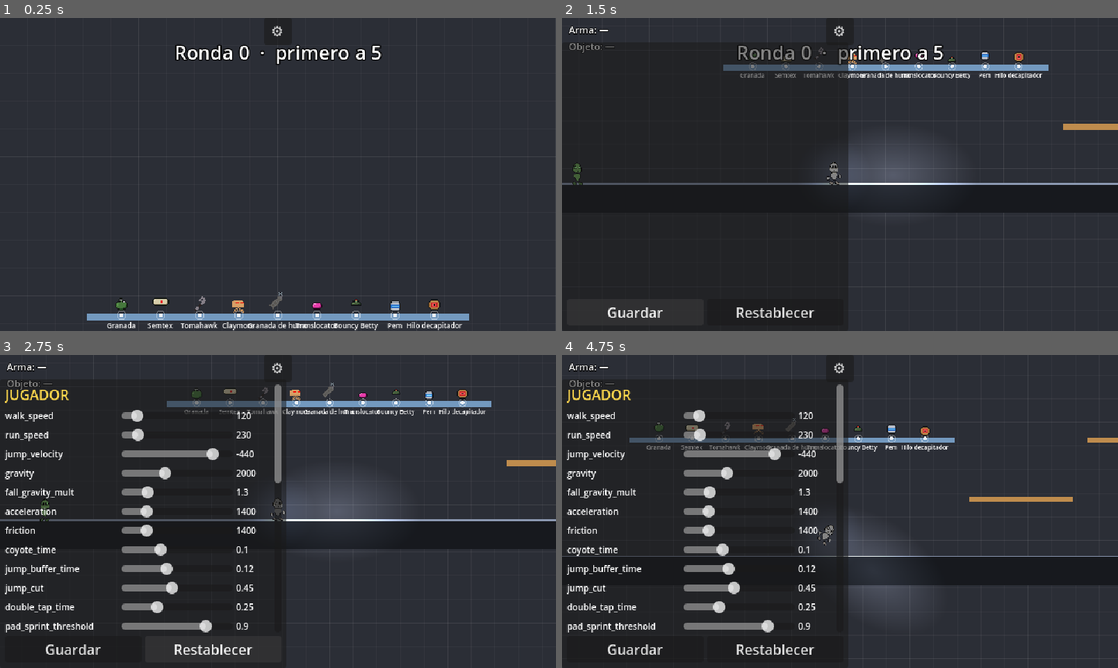
Above: before the commit, frames 1-4 (two rows, left to right).
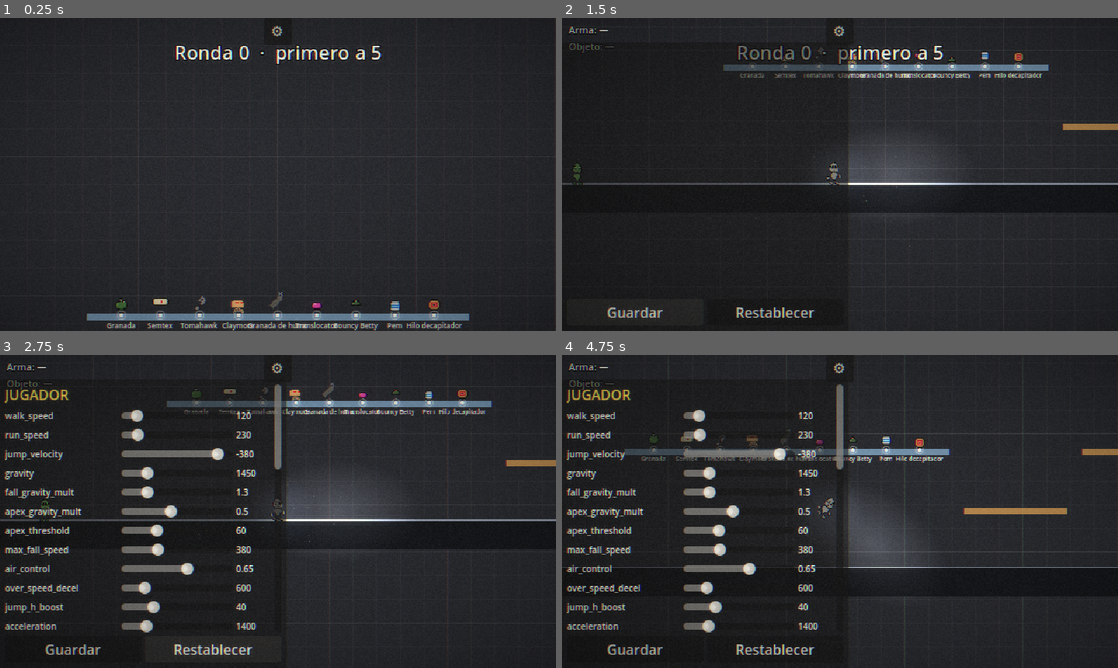
Above: after the commit, the same moments.

Repository: xNeku/godot-multiplayer-high-level
Game: Godot game, scene res://high_level_example/scenes/high_level_example.tscn
Same seed, same stepped clock (60 frames per second), same inputs: the game is played once before the commit and once after it. This scene is started directly instead of the project's main scene.
Inputs (mouse positions are in pixels of both pictures, inside the frame that each line leads up to):
- Up to frame 1 (0.25 s): no input
- Up to frame 2 (1.5 s): click "⚙" at 0.5 s; click "Guardar" at 1.25 s
- Up to frame 3 (2.75 s): click "Restablecer" at 2 s
- Up to frame 4 (4.75 s): tap Enter at 2.75 s; move the mouse to (962, 495) at 2.77 s; hold Up (ui_up) 2.78-3.53 s; hold Right (ui_right) 2.78-4.28 s; move the mouse to (728, 527) at 3.52 s; tap Shift (crouch) at 3.6 s; tap Up (ui_up) at 3.77, 3.8, 4.07 s; move the mouse to (895, 442) at 4.27 s; hold Left (ui_left) from 4.28 s (still down); hold Up (ui_up) from 4.28 s (still down); tap E (interact) at 4.35 s

The runs differ from the first frame. In frame 1, 4.2% of the frame differs, in the area x 0-100%, y 0-100%; in frame 2, 4.0%; in frame 3, 8.5%; in frame 4, 14%.

Commit message:
Game feel (referencia Celeste escalada), sacudida de explosiones para todos, filtro de tele antigua con interferencia, polvo y aplastamiento
Co-Authored-By: Claude Opus 5.5 <noreply@anthropic.com>
Claude-Session: https://claude.ai/code/session_01V8Hjh6ByoFuysguaq7Lais

Diff:
--- a/high_level_example/scenes/Menu.tscn
+++ b/high_level_example/scenes/Menu.tscn
@@ -138,6 +138,12 @@
 focus_mode = 0
 text = "Pantalla completa"
 
+[node name="FiltroTV" type="CheckButton" parent="Centro/PanelOpciones/Margen/Caja"]
+unique_name_in_owner = true
+layout_mode = 2
+focus_mode = 0
+text = "Filtro de tele antigua"
+
 [node name="LabelRes" type="Label" parent="Centro/PanelOpciones/Margen/Caja"]
 layout_mode = 2
 text = "Resolución de ventana"
--- /dev/null
+++ b/high_level_example/scenes/PostFX.tscn
@@ -0,0 +1,20 @@
+[gd_scene load_steps=4 format=3]
+
+[ext_resource type="Script" path="res://high_level_example/scripts/post_fx.gd" id="1_fx"]
+[ext_resource type="Shader" path="res://high_level_example/shaders/tv_antigua.gdshader" id="2_sh"]
+
+[sub_resource type="ShaderMaterial" id="ShaderMaterial_tv"]
+shader = ExtResource("2_sh")
+
+[node name="PostFX" type="CanvasLayer"]
+layer = 100
+script = ExtResource("1_fx")
+
+[node name="Pantalla" type="ColorRect" parent="."]
+material = SubResource("ShaderMaterial_tv")
+anchors_preset = 15
+anchor_right = 1.0
+anchor_bottom = 1.0
+grow_horizontal = 2
+grow_vertical = 2
+mouse_filter = 2
--- a/high_level_example/scenes/high_level_network_player.tscn
+++ b/high_level_example/scenes/high_level_network_player.tscn
@@ -106,6 +106,23 @@
 texture = ExtResource("7_light")
 texture_scale = 0.4
 
+[node name="Polvo" type="CPUParticles2D" parent="."]
+z_index = 2
+amount = 28
+lifetime = 6.0
+preprocess = 6.0
+local_coords = false
+emission_shape = 3
+emission_rect_extents = Vector2(110, 60)
+direction = Vector2(1, -0.2)
+spread = 180.0
+gravity = Vector2(0, 1.5)
+initial_velocity_min = 1.5
+initial_velocity_max = 6.0
+scale_amount_min = 0.6
+scale_amount_max = 1.2
+color = Color(1, 0.97, 0.88, 0.32)
+
 [node name="HandPivot" type="Node2D" parent="."]
 
 [node name="PointLight2D" type="PointLight2D" parent="HandPivot"]
@@ -154,6 +171,7 @@
 [node name="Camera2D" type="Camera2D" parent="."]
 zoom = Vector2(0.85, 0.85)
 position_smoothing_enabled = true
+ignore_rotation = false
 
 [node name="Soga" type="Line2D" parent="."]
 top_level = true
--- a/high_level_example/scripts/explosion_fx.gd
+++ b/high_level_example/scripts/explosion_fx.gd
@@ -7,15 +7,18 @@
 var _color: Color = Color(1.0, 0.55, 0.1)
 
 
-func play(max_radius: float, color: Color = Color(1.0, 0.55, 0.1)) -> void:
+# Sacudida: shake_near pegado a la explosión, baja con la distancia hasta shake_far,
+# que la sienten todos los jugadores del mapa estén donde estén.
+func play(max_radius: float, color: Color = Color(1.0, 0.55, 0.1), shake_near: float = 18.0, shake_far: float = 4.0) -> void:
 	_max_radius = max_radius
 	_color = color
 	visible = true
-	# Sacudida de la cámara local según la cercanía
+	# Cada peer sacude solo su cámara (la del jugador que controla)
 	for n in get_tree().get_nodes_in_group("emp_affected"):
 		if n.has_method("shake") and n.is_multiplayer_authority():
 			var d: float = global_position.distance_to(n.global_position)
-			n.shake(clampf(18.0 * (1.0 - d / (_max_radius * 5.0)), 0.0, 18.0))
+			var k: float = clampf(1.0 - d / (_max_radius * 6.0), 0.0, 1.0)
+			n.shake(lerpf(shake_far, shake_near, k * k))
 	var tw := create_tween().set_parallel(true)
 	tw.tween_method(func(v: float): _radius = v; queue_redraw(), 4.0, max_radius, 0.25)
 	tw.tween_method(func(v: float): _alpha = v; queue_redraw(), 0.9, 0.0, 0.45)
--- a/high_level_example/scripts/high_level_network_player.gd
+++ b/high_level_example/scripts/high_level_network_player.gd
@@ -9,10 +9,26 @@
 @export_group("Movimiento")
 @export var walk_speed: float = 120.0
 @export var run_speed: float = 230.0
-@export var jump_velocity: float = -440.0
+# Salto: ~52 px (2,4 personajes) en ~0,3 s hasta el pico. Referencia: Celeste
+# escalado x2 (su personaje mide 11 px, el nuestro 22). Ver GAMEFEEL.md.
+@export var jump_velocity: float = -380.0
 @export var friction: float = 1400.0
 @export var acceleration: float = 1400.0
-@export var gravity: float = 2000.0
+@export var gravity: float = 1450.0
+# En el pico del salto (|vel. vertical| < umbral) y con el salto mantenido la
+# gravedad baja: da un instante de "flote" para apuntar y corregir.
+@export var apex_threshold: float = 60.0
+@export_range(0.1, 1.0) var apex_gravity_mult: float = 0.5
+# Velocidad máxima de caída (y mayor si mantienes abajo)
+@export var max_fall_speed: float = 380.0
+@export var fast_fall_speed: float = 500.0
+# En el aire se acelera y frena menos que en el suelo (conserva la inercia)
+@export_range(0.1, 1.0) var air_control: float = 0.65
+# Si vas más rápido que tu velocidad máxima (slide, backflip, soga, empujón) y sigues
+# en esa dirección, frenas con esto en vez de en seco: conserva el impulso.
+@export var over_speed_decel: float = 600.0
+# Impulso horizontal extra al saltar en movimiento
+@export var jump_h_boost: float = 40.0
 # Margen para saltar justo después de salir de un borde
 @export var coyote_time: float = 0.1
 # Si pulsas salto un poco antes de tocar suelo, salta al aterrizar
@@ -65,6 +81,10 @@
 @export var shake_per_shot: float = 2.0
 @export var shake_on_death: float = 14.0
 @export var shake_decay: float = 40.0
+# Giro máximo de la cámara (grados) con la sacudida más fuerte (18)
+@export var shake_roll_deg: float = 1.2
+# Rapidez del temblor (ruido suave en vez de saltos aleatorios)
+@export var shake_frequency: float = 28.0
 # Pausa breve (hit-stop) al matar o morir
 @export var hit_stop_time: float = 0.07
 @export var corpse_force: float = 380.0
@@ -153,6 +173,8 @@
 
 
 var _shake: float = 0.0
+var _shake_t: float = 0.0
+var _shake_noise := FastNoiseLite.new()
 var _fx_last_pos: Vector2 = Vector2.ZERO
 var _fx_vel: Vector2 = Vector2.ZERO
 var _fx_airborne: bool = false
@@ -304,9 +326,13 @@
 	if is_multiplayer_authority():
 		if _shake > 0.0:
 			_shake = maxf(0.0, _shake - shake_decay * delta)
-			camera.offset = Vector2(randf_range(-1, 1), randf_range(-1, 1)) * _shake
-		elif camera.offset != Vector2.ZERO:
+			_shake_t += delta * shake_frequency
+			var n := Vector2(_shake_noise.get_noise_2d(_shake_t, 0.0), _shake_noise.get_noise_2d(0.0, _shake_t))
+			camera.offset = n * 2.0 * _shake
+			camera.rotation = deg_to_rad(shake_roll_deg) * _shake_noise.get_noise_2d(_shake_t, 50.0) * 2.0 * (_shake / 18.0)
+		elif camera.offset != Vector2.ZERO or camera.rotation != 0.0:
 			camera.offset = Vector2.ZERO
+			camera.rotation = 0.0
 	elif net_position != Vector2.ZERO:
 		# Copias remotas: sin física, solo se acercan a la posición recibida.
 		if global_position.distance_to(net_position) > remote_snap_distance:
@@ -386,7 +412,12 @@
 		_coyote_left = coyote_time
 	else:
 		_coyote_left = maxf(0.0, _coyote_left - delta)
-		velocity.y += gravity * (fall_gravity_mult if velocity.y > 0.0 else 1.0) * delta
+		var g: float = gravity * (fall_gravity_mult if velocity.y > 0.0 else 1.0)
+		if absf(velocity.y) < apex_threshold and Input.is_action_pressed("ui_up"):
+			g *= apex_gravity_mult
+		velocity.y += g * delta
+		var cap: float = fast_fall_speed if Input.is_action_pressed("ui_down") else max_fall_speed
+		velocity.y = minf(velocity.y, cap)
 	_was_on_floor = on_floor
 
 	# Plataformas atravesables: se recuperan al acabar el tiempo de caída
@@ -426,6 +457,8 @@
 		_jump_buffer_left = 0.0
 	elif _jump_buffer_left > 0.0 and _coyote_left > 0.0:
 		velocity.y = jump_velocity
+		if dir != 0 and stance != Stance.SLIDE:
+			velocity.x += dir * jump_h_boost
 		_jump_buffer_left = 0.0
 		_coyote_left = 0.0
 		_since_jump = 0.0
@@ -452,10 +485,13 @@
 			speed = crouch_speed
 		elif _is_sprinting(dir):
 			speed = run_speed
-		if dir != 0:
-			velocity.x = move_toward(velocity.x, dir * speed, acceleration * delta)
+		var ctrl: float = 1.0 if on_floor else air_control
+		if dir != 0 and absf(velocity.x) > speed and signf(velocity.x) == dir:
+			velocity.x = move_toward(velocity.x, dir * speed, over_speed_decel * ctrl * delta)
+		elif dir != 0:
+			velocity.x = move_toward(velocity.x, dir * speed, acceleration * ctrl * delta)
 		else:
-			velocity.x = move_toward(velocity.x, 0.0, friction * delta)
+			velocity.x = move_toward(velocity.x, 0.0, friction * ctrl * delta)
 
 	_prev_fall_speed = velocity.y
 	move_and_slide()
--- a/high_level_example/scripts/menu.gd
+++ b/high_level_example/scripts/menu.gd
@@ -41,6 +41,8 @@
 	resolution.select(Settings.window_size_index)
 	volume.value_changed.connect(func(v): Settings.master_volume = v; Settings.apply(); Settings.save())
 	fullscreen.toggled.connect(func(on): Settings.fullscreen = on; Settings.apply(); Settings.save())
+	%FiltroTV.button_pressed = Settings.tv_filter
+	%FiltroTV.toggled.connect(func(on): Settings.tv_filter = on; PostFX.set_enabled(on); Settings.save())
 	resolution.item_selected.connect(func(i): Settings.window_size_index = i; Settings.apply(); Settings.save())
 	controls_label.text = _controls_text()
 	UiJuice.apply(self)
--- a/high_level_example/scripts/player_visual.gd
+++ b/high_level_example/scripts/player_visual.gd
@@ -19,6 +19,11 @@
 @export var air_hand_lift: float = 5.0
 @export var air_stretch: float = 0.12
 
+@export_group("Aterrizaje")
+# Aplastamiento al tocar suelo según la velocidad de caída (0 = nada)
+@export var land_squash: float = 0.28
+@export var land_squash_recover: float = 7.0
+
 @export_group("Reposo")
 @export var breath_speed: float = 2.2
 @export var breath_amount: float = 0.025
@@ -37,6 +42,9 @@
 var _walk := 0.0
 var _air := 0.0
 var _time := 0.0
+var _squash := 0.0
+var _peak_fall := 0.0
+var _was_air := false
 
 
 func _ready() -> void:
@@ -88,6 +96,15 @@
 	_walk = move_toward(_walk, 1.0 if moving else 0.0, delta * 9.0)
 	_air = move_toward(_air, 1.0 if airborne else 0.0, delta * 12.0)
 
+	# Aterrizaje: cuanto más rápido caías, más se aplasta (y recupera con rebote)
+	if airborne:
+		_peak_fall = maxf(_peak_fall, _vel.y)
+	elif _was_air:
+		_squash = clampf(_peak_fall / 450.0, 0.0, 1.0) * land_squash
+		_peak_fall = 0.0
+	_was_air = airborne
+	_squash = move_toward(_squash, 0.0, land_squash_recover * _squash * delta + 0.2 * delta)
+
 	var s: float = sin(_phase)
 	var c: float = cos(_phase)
 
@@ -108,8 +125,10 @@
 	var breath: float = sin(_time * breath_speed) * breath_amount * (1.0 - _walk)
 	var stretch: float = clampf(-_vel.y / 900.0, -1.0, 1.0) * air_stretch * _air
 	torso.position = _rest[torso] + Vector2(0.0, bob)
-	torso.scale = Vector2(1.0 - stretch * 0.5, 1.0 + breath + stretch)
+	torso.scale = Vector2(1.0 - stretch * 0.5 + _squash * 0.7, 1.0 + breath + stretch - _squash)
+	torso.position.y += _squash * 10.0
 	# La cabeza llega un poco tarde, da sensación de peso
 	var head_bob: float = -absf(sin(_phase - 0.5)) * walk_bob * _walk
 	head.position = _rest[head] + Vector2(0.0, head_bob + sin(_time * breath_speed - 0.4) * 0.6 * (1.0 - _walk))
-	head.scale = Vector2(1.0 - stretch * 0.4, 1.0 + stretch * 0.8)
+	head.scale = Vector2(1.0 - stretch * 0.4 + _squash * 0.4, 1.0 + stretch * 0.8 - _squash * 0.5)
+	head.position.y += _squash * 16.0
--- /dev/null
+++ b/high_level_example/scripts/post_fx.gd
@@ -0,0 +1,37 @@
+extends CanvasLayer
+# Autoload. Filtro de tele antigua por encima de todo (juego y HUD).
+# Cada cierto tiempo lanza una franja de interferencia de arriba abajo.
+
+# Segundos entre interferencias (aleatorio entre min y max) y lo que tarda en bajar
+@export var sweep_every_min: float = 12.0
+@export var sweep_every_max: float = 30.0
+@export var sweep_duration: float = 1.4
+
+@onready var screen: ColorRect = $Pantalla
+var _mat: ShaderMaterial
+var _wait: float = 0.0
+var _pos: float = -1.0
+
+
+func _ready() -> void:
+	_mat = screen.material as ShaderMaterial
+	set_enabled(Settings.tv_filter)
+	_wait = randf_range(sweep_every_min * 0.5, sweep_every_max * 0.5)
+
+
+func set_enabled(on: bool) -> void:
+	screen.visible = on
+	set_process(on)
+
+
+func _process(delta: float) -> void:
+	if _pos >= 0.0:
+		_pos += delta / sweep_duration
+		if _pos > 1.1:
+			_pos = -1.0
+			_wait = randf_range(sweep_every_min, sweep_every_max)
+		_mat.set_shader_parameter("sweep_pos", _pos)
+		return
+	_wait -= delta
+	if _wait <= 0.0:
+		_pos = 0.0
--- a/high_level_example/scripts/settings.gd
+++ b/high_level_example/scripts/settings.gd
@@ -14,6 +14,7 @@
 var fullscreen: bool = false
 var window_size_index: int = 1
 var color_index: int = 0
+var tv_filter: bool = true
 
 
 func _ready() -> void:
@@ -23,6 +24,7 @@
 		fullscreen = bool(cfg.get_value("opciones", "pantalla_completa", false))
 		window_size_index = clampi(int(cfg.get_value("opciones", "ventana", 1)), 0, WINDOW_SIZES.size() - 1)
 		color_index = clampi(int(cfg.get_value("jugador", "color", 0)), 0, PLAYER_COLORS.size() - 1)
+		tv_filter = bool(cfg.get_value("opciones", "filtro_tv", true))
 	apply()
 
 
@@ -33,6 +35,7 @@
 	cfg.set_value("opciones", "pantalla_completa", fullscreen)
 	cfg.set_value("opciones", "ventana", window_size_index)
 	cfg.set_value("jugador", "color", color_index)
+	cfg.set_value("opciones", "filtro_tv", tv_filter)
 	cfg.save(PATH)
 
 
--- a/high_level_example/scripts/thrown_projectile.gd
+++ b/high_level_example/scripts/thrown_projectile.gd
@@ -302,7 +302,7 @@
 func _emp_fx(center: Vector2) -> void:
 	_state = State.GONE
 	sprite.visible = false
-	fx.play(emp_radius, Color(0.3, 0.7, 1.0))
+	fx.play(emp_radius, Color(0.3, 0.7, 1.0), 6.0, 1.5)
 	for n in get_tree().get_nodes_in_group("emp_affected"):
 		if n.has_method("emp") and n.global_position.distance_to(center) <= emp_radius:
 			n.emp(emp_duration)
--- a/high_level_example/scripts/tuning_panel.gd
+++ b/high_level_example/scripts/tuning_panel.gd
@@ -12,6 +12,12 @@
 	["jump_velocity", -1400, -300, 10],
 	["gravity", 800, 4000, 50],
 	["fall_gravity_mult", 1.0, 2.5, 0.05],
+	["apex_gravity_mult", 0.1, 1.0, 0.05],
+	["apex_threshold", 0, 200, 5],
+	["max_fall_speed", 150, 900, 10],
+	["air_control", 0.1, 1.0, 0.05],
+	["over_speed_decel", 100, 3000, 50],
+	["jump_h_boost", 0, 150, 5],
 	["acceleration", 300, 6000, 50],
 	["friction", 300, 6000, 50],
 	["coyote_time", 0.0, 0.3, 0.01],
--- /dev/null
+++ b/high_level_example/shaders/tv_antigua.gdshader
@@ -0,0 +1,92 @@
+shader_type canvas_item;
+// Post-proceso de "tele antigua" suave: brillo alrededor de las luces, aberración
+// de color leve, grano, líneas de barrido casi invisibles, viñeta, parpadeo mínimo
+// y, de vez en cuando, una franja de interferencia que baja por la pantalla
+// (la mueve post_fx.gd con sweep_pos).
+
+uniform sampler2D screen_tex : hint_screen_texture, filter_linear;
+
+group_uniforms Brillo;
+uniform float bloom_strength : hint_range(0.0, 1.5) = 0.35;
+uniform float bloom_threshold : hint_range(0.0, 1.0) = 0.7;
+uniform float bloom_radius : hint_range(0.5, 6.0) = 2.5; // en píxeles de juego
+
+group_uniforms Tele;
+uniform float aberration : hint_range(0.0, 3.0) = 0.6; // píxeles
+uniform float grain : hint_range(0.0, 0.3) = 0.045;
+uniform float scanline : hint_range(0.0, 0.5) = 0.06;
+uniform float vignette : hint_range(0.0, 1.5) = 0.45;
+uniform float desaturate : hint_range(0.0, 1.0) = 0.12;
+uniform float flicker : hint_range(0.0, 0.1) = 0.012;
+uniform vec3 tint = vec3(1.0, 0.98, 0.94); // un pelín cálido
+
+group_uniforms Interferencia;
+uniform float sweep_pos = -1.0; // 0 arriba, 1 abajo; < 0 = apagada
+uniform float sweep_width : hint_range(0.002, 0.1) = 0.02;
+uniform float sweep_shift : hint_range(0.0, 6.0) = 2.0; // desplazamiento lateral (px)
+uniform float sweep_bright : hint_range(0.0, 0.3) = 0.09;
+
+float hash(vec2 p) {
+	return fract(sin(dot(p, vec2(12.9898, 78.233))) * 43758.5453);
+}
+
+vec3 bright(vec2 uv) {
+	vec3 c = texture(screen_tex, uv).rgb;
+	float l = max(c.r, max(c.g, c.b));
+	return c * smoothstep(bloom_threshold, 1.0, l);
+}
+
+void fragment() {
+	vec2 uv = SCREEN_UV;
+	vec2 px = SCREEN_PIXEL_SIZE;
+
+	// Franja de interferencia: desplaza las filas que toca y las aclara un poco
+	float band = 0.0;
+	if (sweep_pos >= 0.0) {
+		float d = (uv.y - sweep_pos) / sweep_width;
+		band = exp(-d * d);
+		float row = floor(uv.y / px.y);
+		uv.x += (hash(vec2(row, floor(TIME * 50.0))) - 0.5) * 2.0 * sweep_shift * px.x * band;
+	}
+
+	// Aberración cromática horizontal (más fuerte dentro de la franja)
+	float ab = aberration * px.x * (1.0 + band * 2.0);
+	vec3 col;
+	col.r = texture(screen_tex, uv + vec2(ab, 0.0)).r;
+	col.g = texture(screen_tex, uv).g;
+	col.b = texture(screen_tex, uv - vec2(ab, 0.0)).b;
+
+	// Brillo (bloom barato): media de 12 muestras de las zonas claras alrededor
+	if (bloom_strength > 0.0) {
+		vec3 glow = vec3(0.0);
+		for (int i = 0; i < 12; i++) {
+			float a = float(i) * 0.5236; // 30 grados
+			float r = bloom_radius * (1.0 + float(i % 2));
+			glow += bright(uv + vec2(cos(a), sin(a)) * r * px);
+		}
+		col += glow / 12.0 * bloom_strength;
+	}
+
+	// Color: algo menos saturado y cálido
+	float lum = dot(col, vec3(0.299, 0.587, 0.114));
+	col = mix(col, vec3(lum), desaturate) * tint;
+
+	// Líneas de barrido (una fila sí, otra no), muy suaves
+	float sl = 0.5 + 0.5 * cos(SCREEN_UV.y / px.y * 3.14159);
+	col *= 1.0 - scanline * sl;
+
+	// Grano animado
+	float n = hash(SCREEN_UV * vec2(1931.0, 1171.0) + fract(TIME * 7.0) * vec2(17.0, 31.0));
+	col += (n - 0.5) * grain;
+
+	col += band * sweep_bright;
+
+	// Parpadeo de brillo casi imperceptible
+	col *= 1.0 + (hash(vec2(floor(TIME * 20.0), 3.7)) - 0.5) * flicker;
+
+	// Viñeta
+	vec2 c = SCREEN_UV - 0.5;
+	col *= clamp(1.0 - dot(c, c) * vignette * 1.6, 0.0, 1.0);
+
+	COLOR = vec4(col, 1.0);
+}
--- a/project.godot
+++ b/project.godot
@@ -21,6 +21,7 @@
 GameManager="*res://high_level_example/scripts/GameManager.gd"
 RoundManager="*res://high_level_example/scripts/round_manager.gd"
 Settings="*res://high_level_example/scripts/settings.gd"
+PostFX="*res://high_level_example/scenes/PostFX.tscn"
 
 [display]
 
Not shown, changed: GAMEFEEL.md
Not shown, changed: ROADMAP.md
